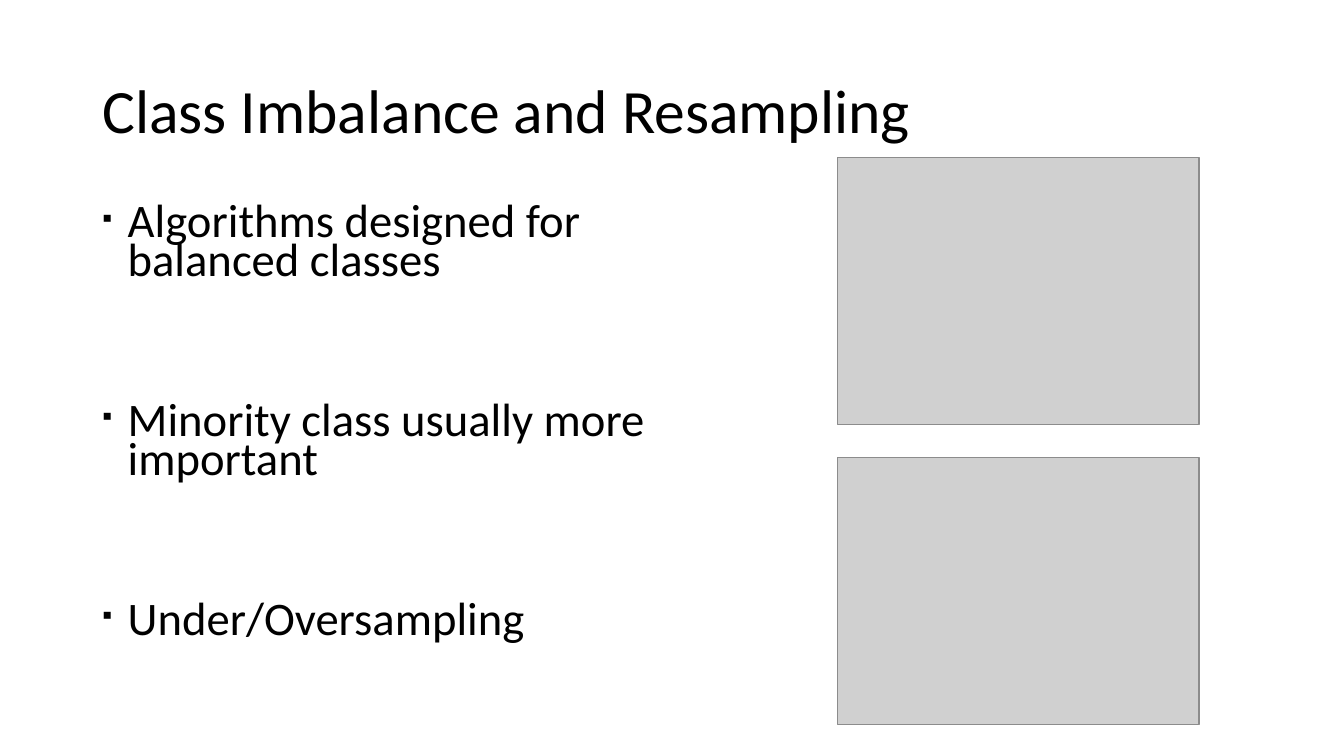
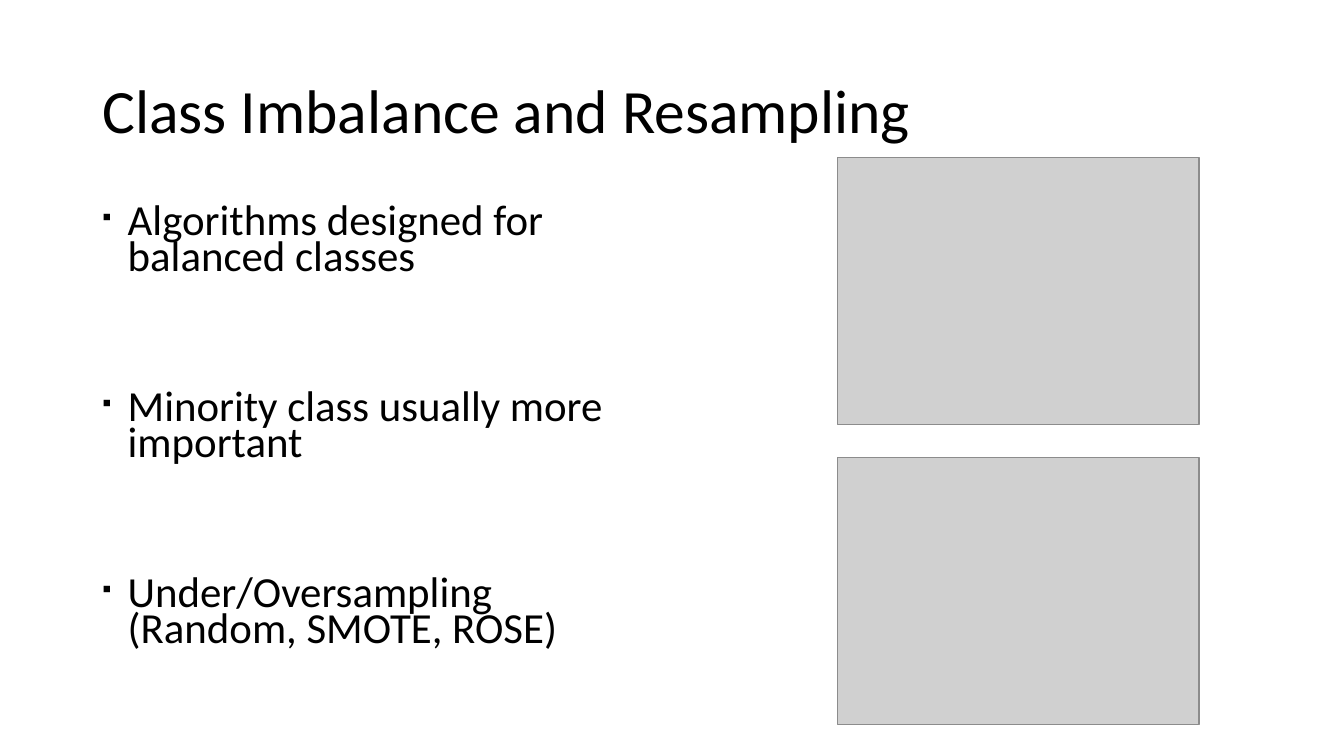
Before and after one commit to andy-j-block/census_income_predictions, a slide deck: slide 11 of slide_deck.pptx (slide 10 before the commit). Drawn at 1344x756 pixels with LibreOffice and Linux fonts; fonts in the diff are those of the drawing; grey boxes stand for pictures. Boxes give left, top, right and bottom in pixels: in the first picture for what was removed or moved away, otherwise in the second. Text is boxed around its words. In the diff, an @@ line names an element or a change of style, - is before the commit and + after.

```diff
--- a/slide_deck.pptx
+++ b/slide_deck.pptx
@@ text at (128,205,602,464): size 33.3 to 30.6 pt in "Algorithms designed for balanced classes", "Minority class usually more important" @@
@@ text at (128,577,557,649): text changed; size 33.3 to 30.6 pt @@
-▪ Under/Oversampling
+▪ Under/Oversampling (Random, SMOTE, ROSE)
```
Also in this commit, not shown: 5 other slides changed, 1 slide added, 3 other files.
